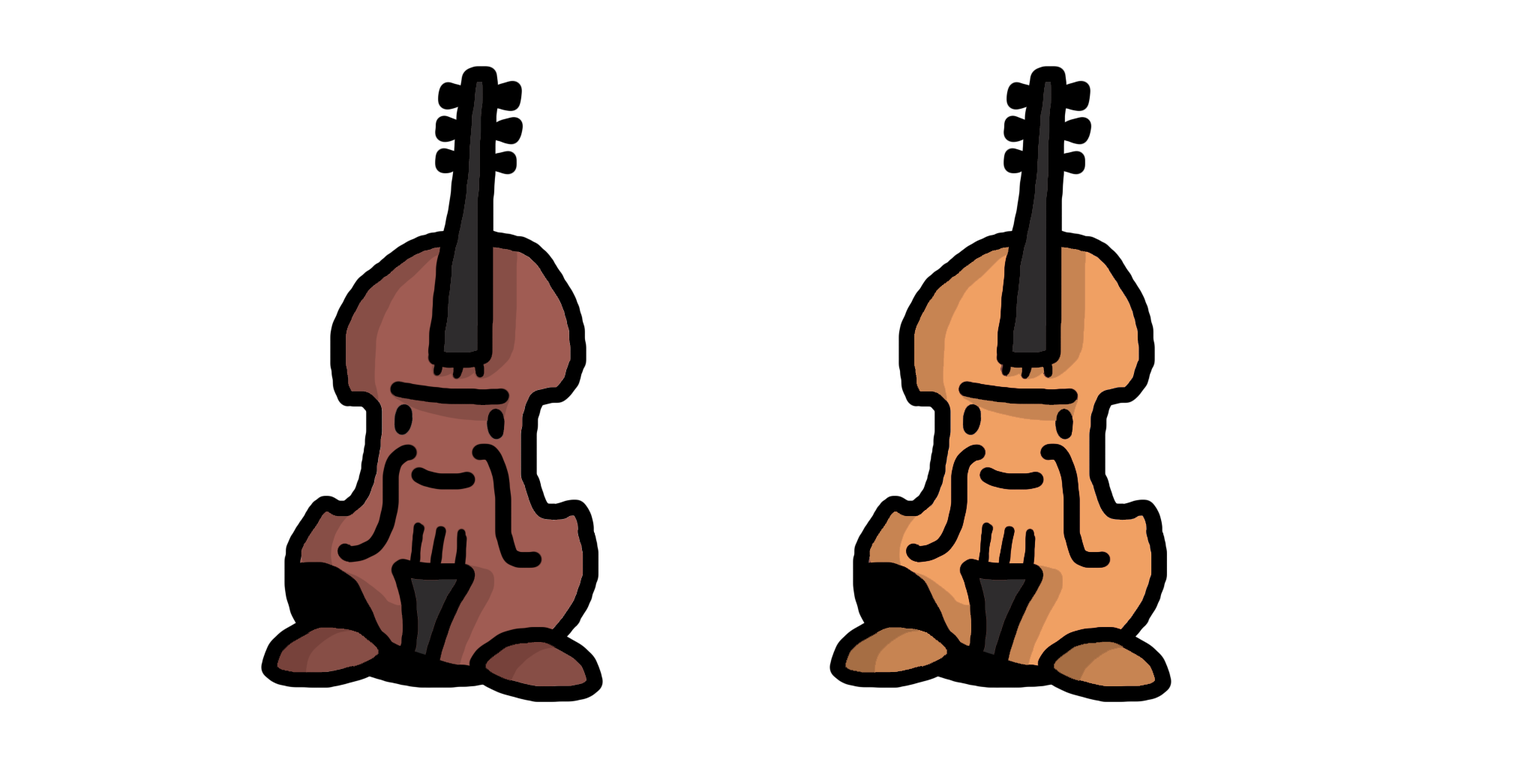
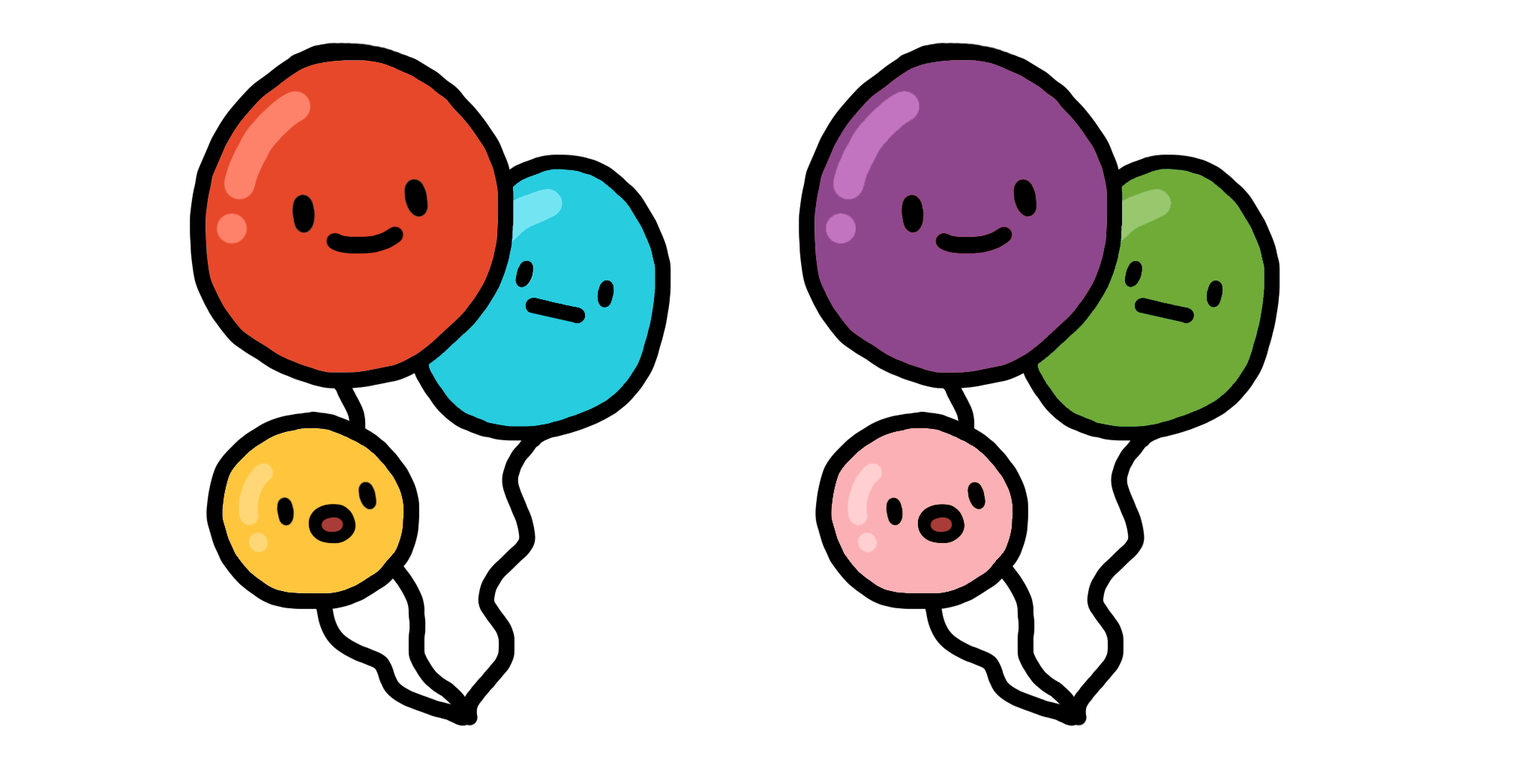
Comparing the layer stacks of the two 1536px x 768px images. Changes:
renamed "Layer 2" to "Calque 4", painted on it over [797, 41, 1281, 727]
renamed "Layer 1" to "Calque 3", painted on it over [188, 41, 672, 727]
